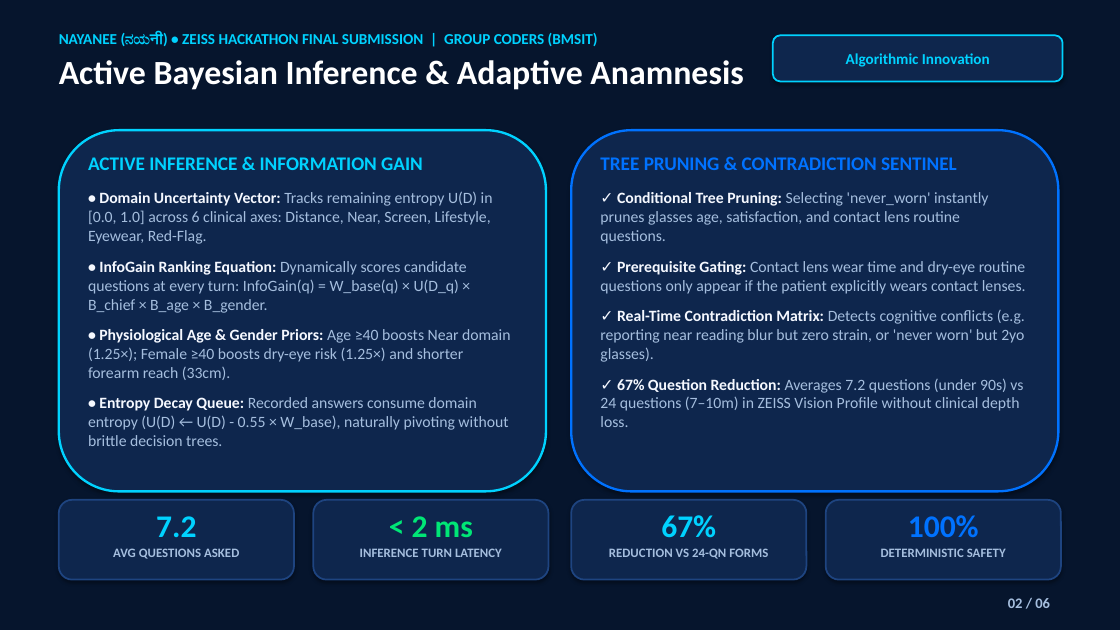
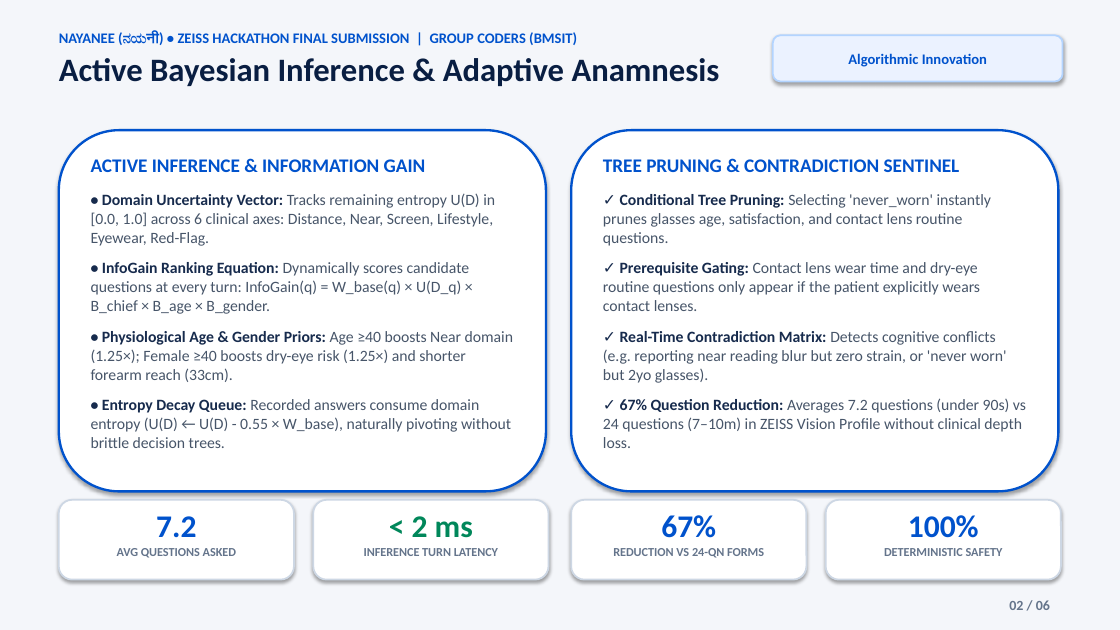
Before and after one commit to Satish8460/Nayanee, a slide deck: slide 2 of docs/Nayanee_Final_Presentation_Coders_6_Slides_v2.pptx. Drawn at 1120x630 pixels with LibreOffice and Linux fonts; fonts in the diff are those of the drawing. Boxes give left, top, right and bottom in pixels: in the first picture for what was removed or moved away, otherwise in the second. Text is boxed around its words. In the diff, an @@ line names an element or a change of style, - is before the commit and + after.

Commit message:
feat(presentation): redesign 6-slide deck with executive light theme and clinical typography

```diff
--- a/docs/Nayanee_Final_Presentation_Coders_6_Slides_v2.pptx
+++ b/docs/Nayanee_Final_Presentation_Coders_6_Slides_v2.pptx
@@ rectangle at (0,0,1120,630): fill #06152D to #F4F6FA @@
@@ text "NAYANEE (ನಯनी) • ZEISS HACKATHON ..." at (59,32,720,86): size 13 to 12.5 pt, text colour #00D2FF to #0052CC in "NAYANEE (ನಯनी) • ZEISS HACKATHON FINAL SUBMISSION ..."; size 29 to 28 pt, text colour #FFFFFF to #091E42 in "Active Bayesian Inference & Adaptive Anamnesis"; less space between paragraphs @@
@@ rounded rectangle "Algorithmic Innovation" at (773,35,1063,82): size 13 to 12.5 pt, text colour #00D2FF to #0052CC; fill #0E264D to #EBF2FF; outline #00D2FF 1.5 pt to #B3D4FF 1.5 pt @@
@@ rounded rectangle at (59,130,546,492): fill #0E264D to #FFFFFF; outline #00D2FF 2 pt to #0052CC 2 pt @@
@@ text "ACTIVE INFERENCE & INFORMATION GAIN" at (91,159,513,448): text colour #00D2FF to #0052CC in "ACTIVE INFERENCE & INFORMATION GAIN"; text colour #F5F8FF to #172B4D in "• Domain Uncertainty Vector:", "• InfoGain Ranking Equation:", "• Physiological Age & Gender Priors:", "• Entropy Decay Queue:"; text colour #A5BEDE to #475569 in "Tracks remaining entropy U(D) in [0.0, 1.0] ...", "Dynamically scores candidate questions at every turn: ...", "Age ≥40 boosts Near domain (1.25×); Female ...", "Recorded answers consume domain entropy (U(D) ← ..." @@
@@ rounded rectangle at (571,130,1059,492): fill #0E264D to #FFFFFF; outline #0072FF 2 pt to #0052CC 2 pt @@
@@ text "TREE PRUNING & CONTRADICTION SENTINEL" at (603,159,1026,448): text colour #0072FF to #0052CC in "TREE PRUNING & CONTRADICTION SENTINEL"; text colour #F5F8FF to #172B4D in "✓ Conditional Tree Pruning:", "✓ Prerequisite Gating:", "✓ Real-Time Contradiction Matrix:", "✓ 67% Question Reduction:"; text colour #A5BEDE to #475569 in "Selecting 'never_worn' instantly prunes glasses age, satisfa ...", "Contact lens wear time and dry-eye routine ...", "Detects cognitive conflicts (e.g. reporting near reading ...", "Averages 7.2 questions (under 90s) vs 24 ..." @@
@@ text "7.2" at (117,516,236,558): text colour #00D2FF to #0052CC in "7.2"; size 11 to 10.5 pt, text colour #A5BEDE to #64748B in "AVG QUESTIONS ASKED" @@
@@ fill #0E264D to #FFFFFF; outline #1E4480 1.5 pt to #CDD7E4 1.5 pt in 4 elements at (313,500,549,580), (571,500,807,580), (826,500,1061,580), (59,500,294,580) @@
@@ text "< 2 ms" at (364,516,498,556): text colour #00E676 to #00875A in "< 2 ms"; size 11 to 10.5 pt, text colour #A5BEDE to #64748B in "INFERENCE TURN LATENCY" @@
@@ text "67%" at (613,515,764,558): text colour #00D2FF to #0052CC in "67%"; size 11 to 10.5 pt, text colour #A5BEDE to #64748B in "REDUCTION VS 24-QN FORMS" @@
@@ text "100%" at (884,515,1003,556): text colour #0072FF to #0052CC in "100%"; size 11 to 10.5 pt, text colour #A5BEDE to #64748B in "DETERMINISTIC SAFETY" @@
@@ text "02 / 06" at (1009,600,1050,610): size 12.5 to 12 pt, text colour #A5BEDE to #64748B @@
```
Also in this commit, not shown: 5 other slides changed, 3 other files.
